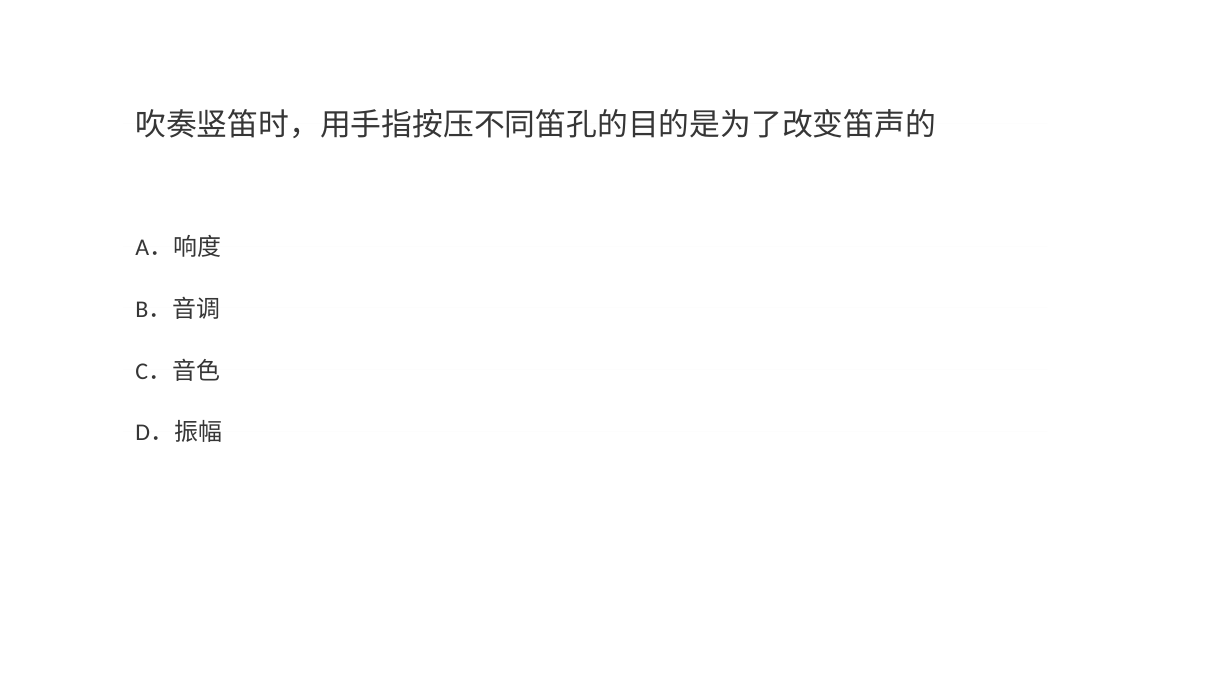
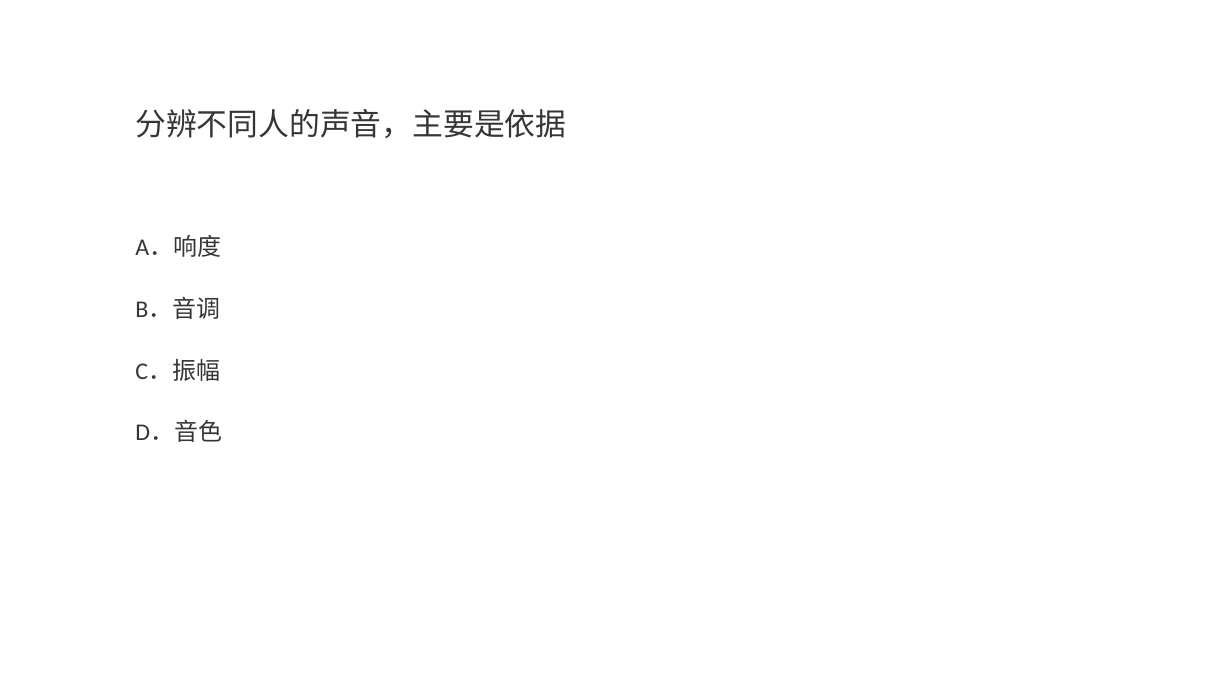
Before and after one commit to momoko8443/mang_project, a slide deck: slide 2 of question.pptx (slide 3 before the commit). Drawn at 1232x693 pixels with LibreOffice and Linux fonts; fonts in the diff are those of the drawing. Boxes give left, top, right and bottom in pixels: in the first picture for what was removed or moved away, otherwise in the second. Text is boxed around its words. In the diff, an @@ line names an element or a change of style, - is before the commit and + after.

```diff
--- a/question.pptx
+++ b/question.pptx
@@ text "分辨不同人的声音，主要是依据": place and size @@
-text "分辨不同人的声音，主要是依据" at box(123, 123, 1047, 123)
+text "分辨不同人的声音，主要是依据" at box(135, 109, 566, 138)
@@ text at box(135, 109, 566, 138): text changed @@
-吹奏竖笛时，用手指按压不同笛孔的目的是为了改变笛声的
+分辨不同人的声音，主要是依据
@@ text at box(135, 359, 220, 381): text changed @@
-C．音色
+C．振幅
@@ text at box(135, 420, 222, 442): text changed @@
-D．振幅
+D．音色
```
Also in this commit, not shown: 3 other slides changed, 2 slides added, 4 slides removed, 20 other files.
